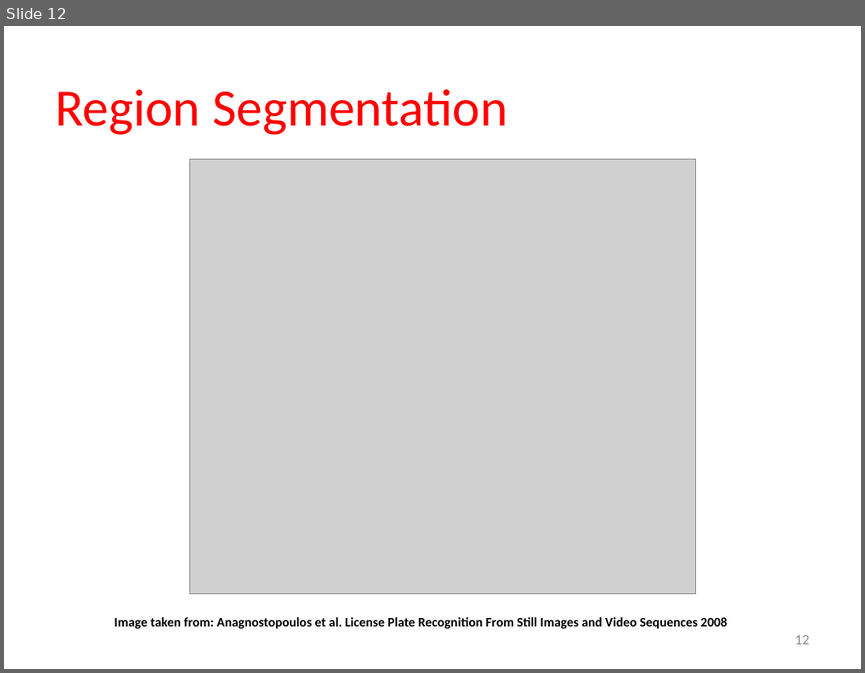
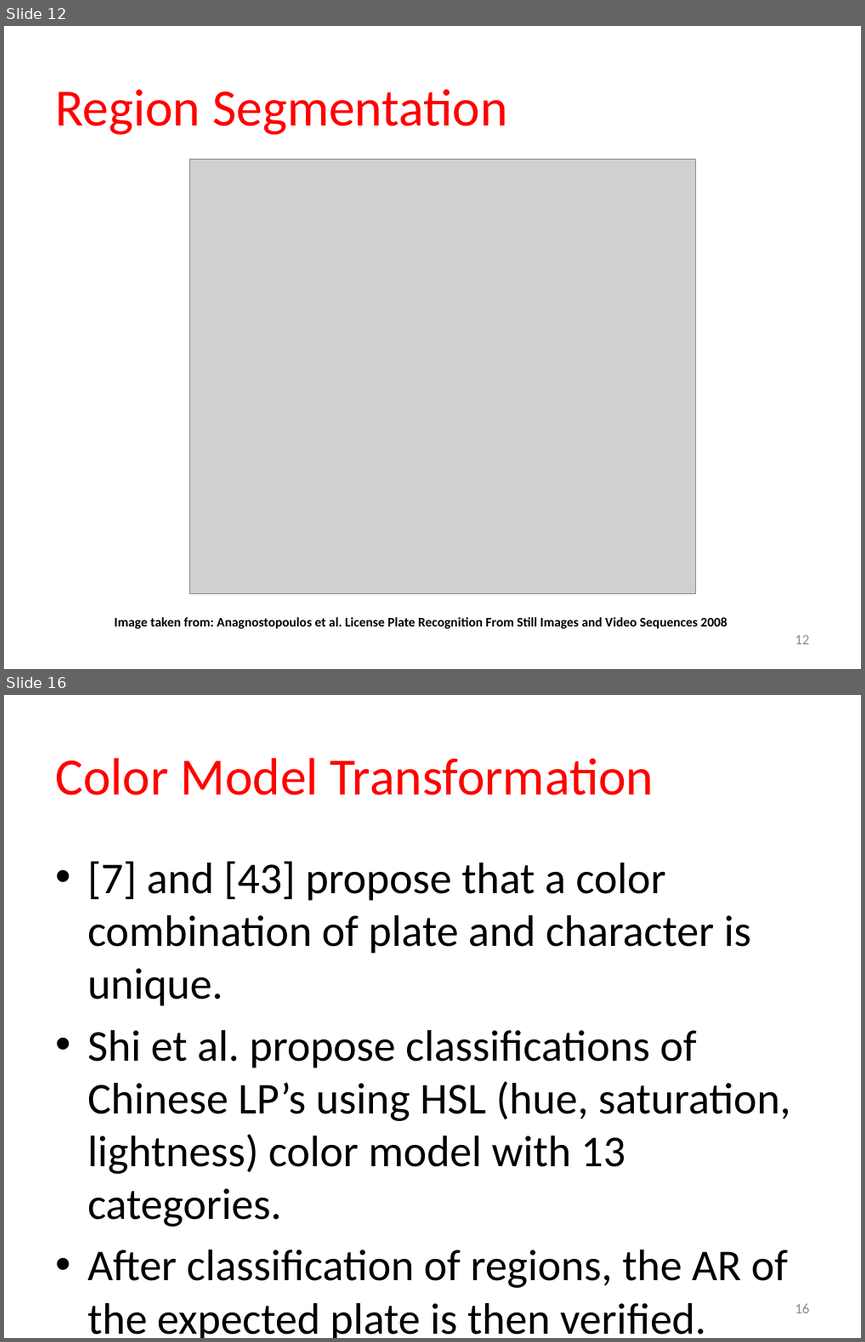
Before and after one commit to thecoderoaster/ECG795, a slide deck: Project/LicensePlateSurveyPresentation_4252013.pptx. Shown one above the other, each under a label of ours: slide 12 before the commit, slides 12 and 16 after it; the slides between them are not shown. The pictures are 865x673 and 865x1342 pixels, drawn with LibreOffice and Linux fonts; fonts in the diff are those of the drawing; grey boxes stand for pictures. Boxes give left, top, right and bottom in pixels: in the first picture for what was removed or moved away, otherwise in the second. Text is boxed around its words. In the diff, an @@ line names an element or a change of style, - is before the commit and + after.

```diff
--- a/Project/LicensePlateSurveyPresentation_4252013.pptx
+++ b/Project/LicensePlateSurveyPresentation_4252013.pptx
@@ slide 16 added at <box>4,695,861,1338</box>, background #FFFFFF @@
@@ title added at <box>55,758,653,795</box>, 44 pt, text #FF0000 @@
+Color Model Transformation
@@ text added at <box>87,861,791,1338</box>, 37 pt, text #000000 @@
+• [7] and [43] propose that a color combination of plate and character is unique.
+• Shi et al. propose classifications of Chinese LP’s using HSL (hue, saturation, lightness) color model with 13 categories.
+• After classification of regions, the AR of the expected plate is then verified.
@@ page number added at <box>794,1304,809,1313</box>, 12 pt, text #8C8C8C @@
+16
```
Also in this commit, not shown: 1 slide changed, 6 other slides added.
